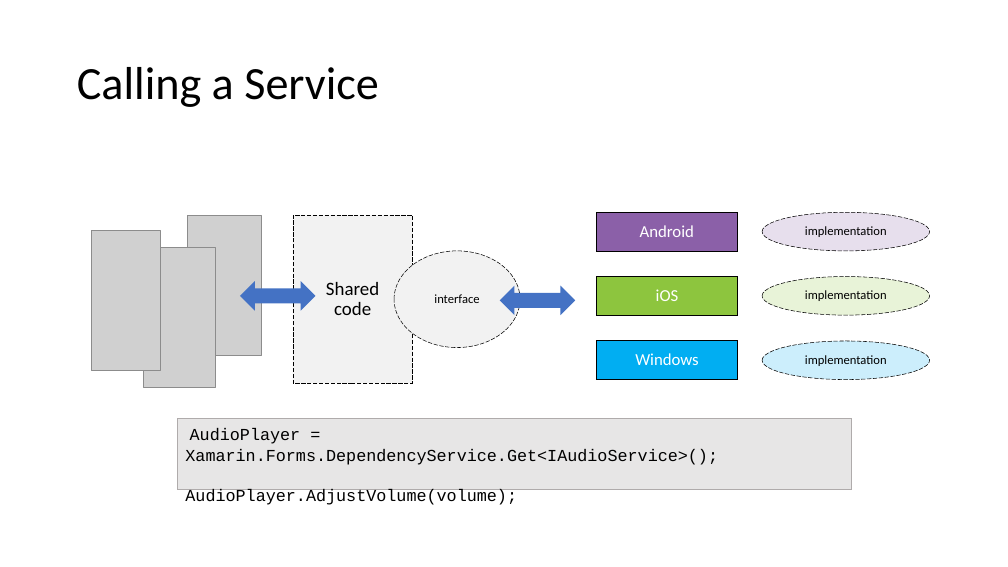
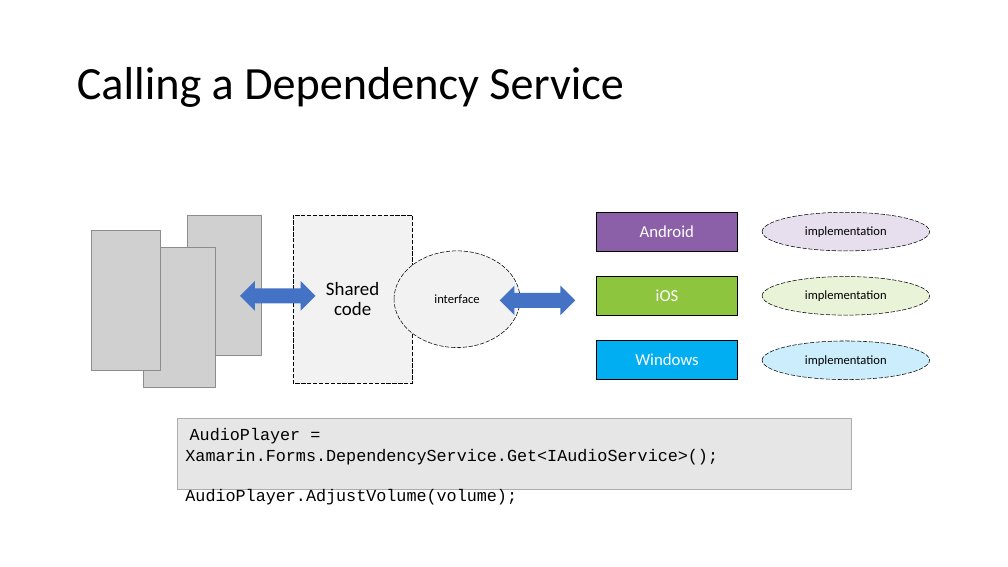
Before and after one commit to MissionMarsFourthHorizon/operation-remote-resupply, a slide deck: slide 14 of Module 2/Operation Remote Resupply, Part 2.pptx. Drawn at 1008x567 pixels with LibreOffice and Linux fonts; fonts in the diff are those of the drawing; grey boxes stand for pictures. Boxes give left, top, right and bottom in pixels: in the first picture for what was removed or moved away, otherwise in the second. Text is boxed around its words. In the diff, an @@ line names an element or a change of style, - is before the commit and + after.

```diff
--- a/Module 2/Operation Remote Resupply, Part 2.pptx
+++ b/Module 2/Operation Remote Resupply, Part 2.pptx
@@ title at (77, 67, 624, 107): text changed @@
-Calling a Service
+Calling a Dependency Service
```
Also in this commit, not shown: 10 other slides changed, 3 other files.
